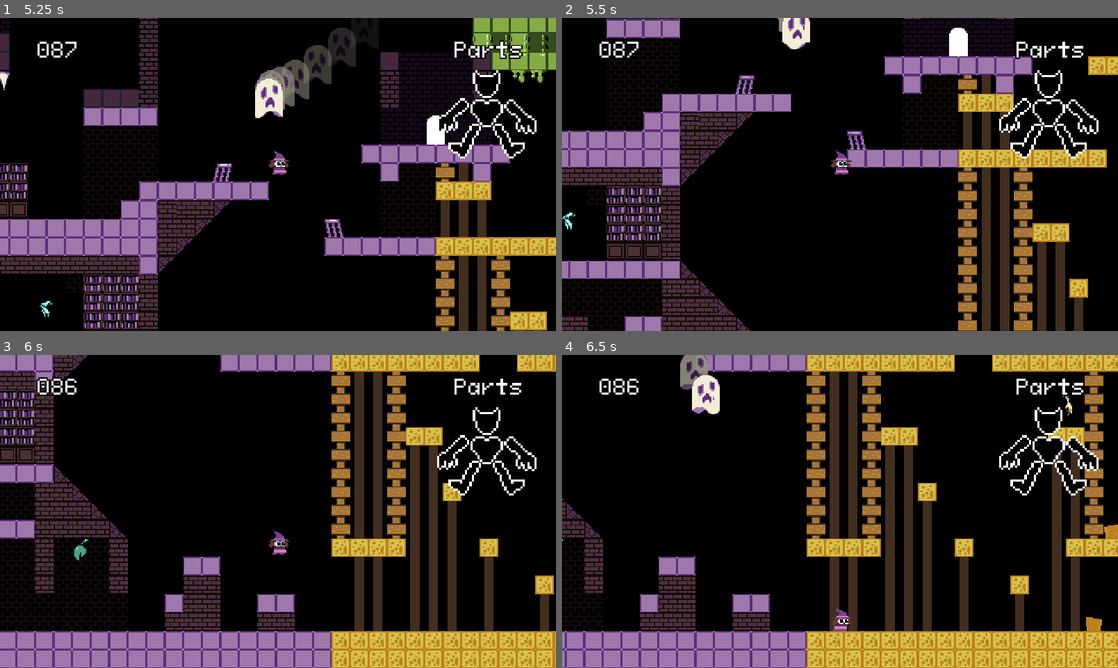
Above: before the commit, frames 1-4 (two rows, left to right).
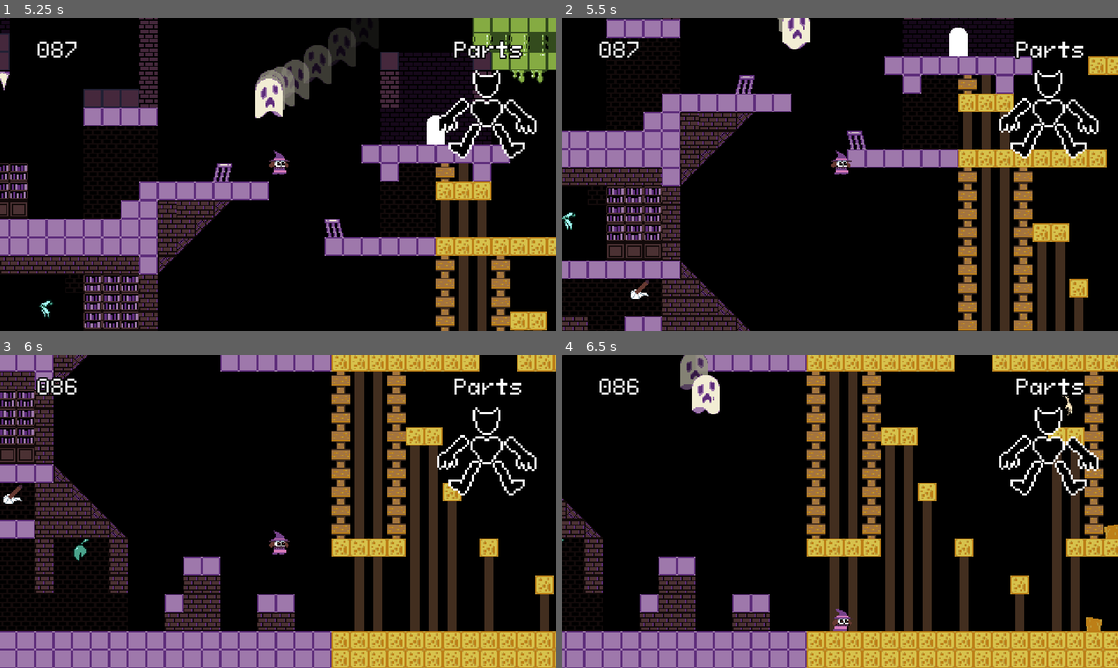
Above: after the commit, the same moments.

Repository: vitimesthree/LD55
Game: Godot game, scene res://screens/opening.tscn
The game is run twice, just before and just after one commit, with the same random seed, the same clock (stepped at 60 frames per second) and the same inputs.
Inputs:
- Up to frame 1 (5.25 s): tap Enter at 0.5 s; hold Z (jump) 0.53-1.28 s; hold Right (move_right) 0.53-2.03 s; tap Space at 1.25 s; tap X (broom) at 1.35, 2.85, 4.35 s; tap Z (jump) at 1.52, 1.55, 1.82, 3.02, 3.05, 3.32, 4.52, 4.55, 4.82 s; hold Z (jump) 2.03-2.78 s; hold Left (move_left) 2.03-4.28 s; hold Z (jump) 3.53-4.28 s; hold Right (move_right) from 4.28 s (still down); hold Z (jump) from 5.03 s (still down)
- Up to frame 2 (5.5 s): keep holding Right (move_right); keep holding Z (jump)
- Up to frame 3 (6 s): keep holding Right (move_right); release Z (jump) at 5.78 s; tap X (broom) at 5.85 s
- Up to frame 4 (6.5 s): keep holding Right (move_right); tap Z (jump) at 6.02, 6.05, 6.32 s

Frame 1 is identical in both runs. In frame 2, less than 0.1% of the frame differs, in the area x 12-16%, y 83-90%; in frame 3, less than 0.1%, in the area x 0-4%, y 41-48%; in frame 4, nothing differs.

Commit message:
undo more broom spawns

Diff:
--- a/main.tscn
+++ b/main.tscn
@@ -418,14 +418,8 @@
 [node name="Marker2D5" type="Marker2D" parent="BroomSpawns"]
 position = Vector2(509, 597)
 
-[node name="Marker2D6" type="Marker2D" parent="BroomSpawns"]
-position = Vector2(871, 402)
-
-[node name="Marker2D7" type="Marker2D" parent="BroomSpawns"]
-position = Vector2(46, 488)
-
 [node name="Marker2D8" type="Marker2D" parent="BroomSpawns"]
-position = Vector2(441, 358)
+position = Vector2(1007, 651)
 
 [node name="Ghost" parent="." node_paths=PackedStringArray("player") instance=ExtResource("7_qf3fc")]
 position = Vector2(720, -32)
